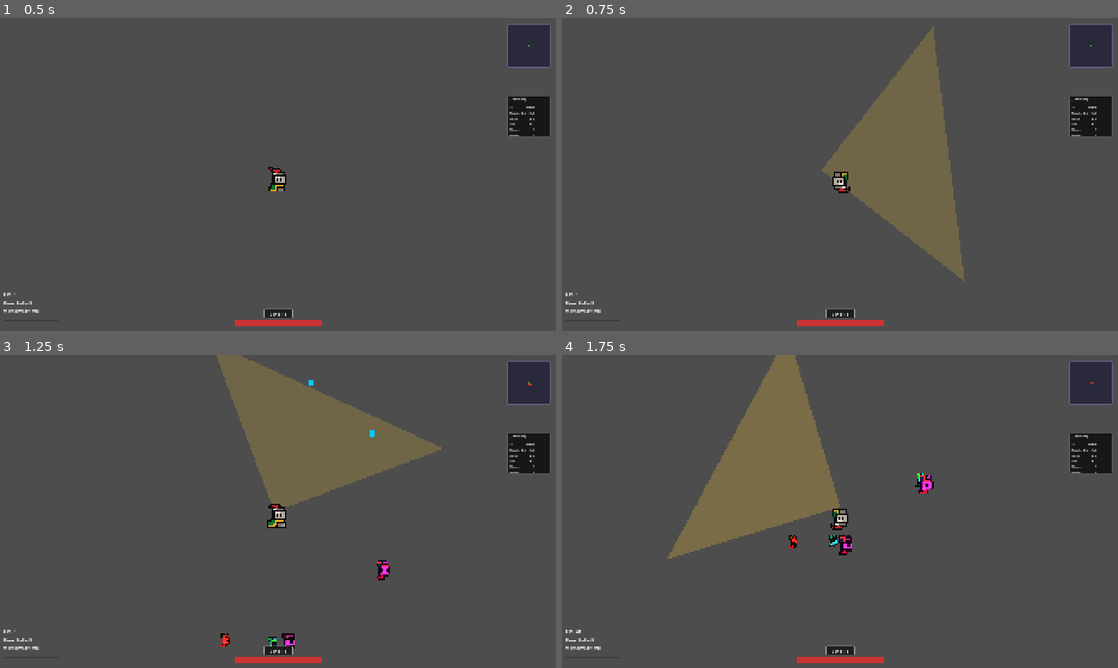
Above: before the commit, frames 1-4 (two rows, left to right).
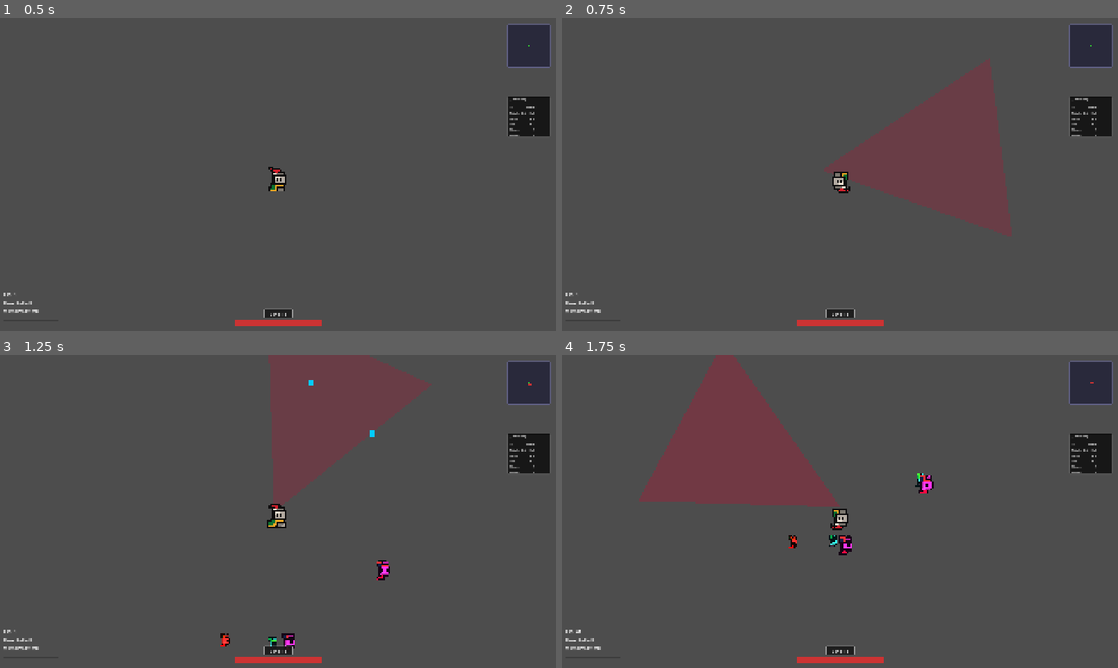
Above: after the commit, the same moments.

Repository: AgentService/vibe
Game: Godot game, scene res://scenes/main/Main.tscn
The game is run twice, just before and just after one commit, with the same random seed, the same clock (stepped at 60 frames per second) and the same inputs.
Inputs (mouse positions are in pixels of both pictures, inside the frame that each line leads up to):
- Up to frame 1 (0.5 s): no input
- Up to frame 2 (0.75 s): tap Enter (ui_accept) at 0.5 s; move the mouse to (962, 158) at 0.52 s; hold D (move_right) from 0.53 s (still down); tap T at 0.6 s; click (962, 158) at 0.67 s
- Up to frame 3 (1.25 s): keep holding D (move_right); tap Enter (ui_accept) at 0.77 s
- Up to frame 4 (1.75 s): move the mouse to (728, 527) at 1.27 s; release D (move_right) at 1.28 s; hold S (move_down) from 1.28 s (still down); tap T at 1.35 s; click (728, 527) at 1.42 s; tap Enter (ui_accept) at 1.52 s

Frame 1 is identical in both runs. In frame 2, 14% of the frame differs, in the area x 46-81%, y 2-85%; in frame 3, 13%; in frame 4, 14%.

Commit message:
fix melee attack / selfmade red cone now scales / added ability system todo

Diff:
--- a/vibe/data/xp_curves.json
+++ b/vibe/data/xp_curves.json
@@ -3,7 +3,7 @@
     "default": {
       "base_multiplier": 6.0,
       "exponent": 1,
-      "min_first_level": 300,
+      "min_first_level": 10,
       "description": "Tripled XP curve: requires 3x more XP to level up"
     }
   },
--- a/vibe/scenes/arena/Arena.gd
+++ b/vibe/scenes/arena/Arena.gd
@@ -20,10 +20,7 @@
 @onready var mm_enemies_regular: MultiMeshInstance2D = $MM_Enemies_Regular
 @onready var mm_enemies_elite: MultiMeshInstance2D = $MM_Enemies_Elite
 @onready var mm_enemies_boss: MultiMeshInstance2D = $MM_Enemies_Boss
-@onready var mm_walls: MultiMeshInstance2D = $MM_Walls
-@onready var mm_terrain: MultiMeshInstance2D = $MM_Terrain
-@onready var mm_obstacles: MultiMeshInstance2D = $MM_Obstacles
-@onready var mm_interactables: MultiMeshInstance2D = $MM_Interactables
+# Removed unused MultiMesh references (walls, terrain, obstacles, interactables)
 @onready var melee_effects: Node2D = $MeleeEffects
 @onready var ability_system: AbilitySystem = AbilitySystem.new()
 @onready var melee_system: MeleeSystem = MeleeSystem.new()
@@ -213,10 +210,6 @@
 	Logger.info("Tier MultiMesh setup complete", "ui")
 	_setup_enemy_transforms()
 	Logger.info("Enemy transforms setup complete", "ui")
-	_setup_wall_multimesh()
-	_setup_terrain_multimesh()
-	_setup_obstacle_multimesh()
-	_setup_interactable_multimesh()
 	Logger.info("All MultiMesh setup complete", "ui")
 
 	# Arena system now loads default arena automatically
@@ -354,62 +347,7 @@
 		_enemy_transforms[i] = Transform2D()
 	Logger.debug("Enemy transform cache initialized with " + str(cache_size) + " transforms", "performance")
 
-func _setup_wall_multimesh() -> void:
-	var multimesh := MultiMesh.new()
-	multimesh.transform_format = MultiMesh.TRANSFORM_2D
-	multimesh.instance_count = 0
-
-	var quad_mesh := QuadMesh.new()
-	quad_mesh.size = Vector2(64, 32)
-	multimesh.mesh = quad_mesh
-
-	# Use TextureThemeSystem for wall texture
-	var wall_texture := texture_theme_system.get_texture("walls")
-	mm_walls.texture = wall_texture
-
-	mm_walls.multimesh = multimesh
-
-func _setup_terrain_multimesh() -> void:
-	var multimesh := MultiMesh.new()
-	multimesh.transform_format = MultiMesh.TRANSFORM_2D
-	multimesh.instance_count = 0
-
-	var quad_mesh := QuadMesh.new()
-	quad_mesh.size = Vector2(32, 32)
-	multimesh.mesh = quad_mesh
-
-	# Use TextureThemeSystem for terrain texture
-	var terrain_texture := texture_theme_system.get_texture("terrain")
-	mm_terrain.texture = terrain_texture
-	mm_terrain.multimesh = multimesh
-
-func _setup_obstacle_multimesh() -> void:
-	var multimesh := MultiMesh.new()
-	multimesh.transform_format = MultiMesh.TRANSFORM_2D
-	multimesh.instance_count = 0
-
-	var quad_mesh := QuadMesh.new()
-	quad_mesh.size = Vector2(32, 32)
-	multimesh.mesh = quad_mesh
-
-	# Use TextureThemeSystem for obstacle texture
-	var obstacle_texture := texture_theme_system.get_texture("obstacles", "pillar")
-	mm_obstacles.texture = obstacle_texture
-	mm_obstacles.multimesh = multimesh
-
-func _setup_interactable_multimesh() -> void:
-	var multimesh := MultiMesh.new()
-	multimesh.transform_format = MultiMesh.TRANSFORM_2D
-	multimesh.instance_count = 0
-
-	var quad_mesh := QuadMesh.new()
-	quad_mesh.size = Vector2(32, 32)
-	multimesh.mesh = quad_mesh
-
-	# Use TextureThemeSystem for interactable texture
-	var interactable_texture := texture_theme_system.get_texture("interactables", "chest")
-	mm_interactables.texture = interactable_texture
-	mm_interactables.multimesh = multimesh
+# Removed unused MultiMesh setup functions (walls, terrain, obstacles, interactables)
 
 func _process(delta: float) -> void:
 	# Don't handle debug spawning when game is paused
@@ -488,22 +426,7 @@
 	_update_multimesh_textures()
 
 func _update_multimesh_textures() -> void:
-	# Update wall textures
-	var wall_texture := texture_theme_system.get_texture("walls")
-	mm_walls.texture = wall_texture
-
-	# Update terrain textures
-	var terrain_texture := texture_theme_system.get_texture("terrain")
-	mm_terrain.texture = terrain_texture
-
-	# Update obstacle textures
-	var obstacle_texture := texture_theme_system.get_texture("obstacles", "pillar")
-	mm_obstacles.texture = obstacle_texture
-
-	# Update interactable textures
-	var interactable_texture := texture_theme_system.get_texture("interactables", "chest")
-	mm_interactables.texture = interactable_texture
-
+	# Simplified - no unused subsystem textures to update
 	Logger.debug("MultiMesh textures updated for theme", "ui")
 
 func _on_enemies_updated(alive_enemies: Array[Dictionary]) -> void:
@@ -538,43 +461,31 @@
 	_show_melee_cone_effect(player_pos, target_pos)
 
 func _show_melee_cone_effect(player_pos: Vector2, target_pos: Vector2) -> void:
-	if not melee_effects:
-		return
-
-	# Get effective melee stats for visual effect (including card modifiers)
-	var effective_cone_angle = melee_system._get_effective_cone_angle()
+	# Use manually created polygon from the scene
+	var cone_polygon = $MeleeEffects/MeleeCone
+	if not cone_polygon:
+		return
+
+	# Get effective melee stats to match the actual damage area
 	var effective_range = melee_system._get_effective_range()
-
-	# Create cone visual effect
-	var cone_polygon = Polygon2D.new()
-	cone_polygon.color = Color(1.0, 0.8, 0.2, 0.3)  # Semi-transparent yellow
-
-	# Calculate cone points - cone tip at player, opening towards target
+	var range_scale = effective_range / 100.0  # Assuming your cone is ~100 units long
+
+	# Position and scale the cone at player position
+	cone_polygon.global_position = player_pos
+	cone_polygon.scale = Vector2(range_scale, range_scale)  # Scale to match damage range
+
+	# Point the cone toward mouse/target position (where damage occurs)
 	var attack_dir = (target_pos - player_pos).normalized()
-	var cone_points: PackedVector2Array = []
-
-	# Start at player position (cone tip)
-	cone_points.append(Vector2.ZERO)
-
-	# Calculate cone edges
-	var half_angle = deg_to_rad(effective_cone_angle / 2.0)
-	var left_dir = attack_dir.rotated(-half_angle)
-	var right_dir = attack_dir.rotated(half_angle)
-
-	# Add cone edge points (spread from tip towards target direction)
-	cone_points.append(left_dir * effective_range)
-	cone_points.append(right_dir * effective_range)
-
-	cone_polygon.polygon = cone_points
-	cone_polygon.position = player_pos
-
-	# Add to scene
-	melee_effects.add_child(cone_polygon)
-
-	# Remove after short duration
+	cone_polygon.rotation = attack_dir.angle() - PI/2  # Fix 90° offset (cone was 1/4 ahead)
+
+	# Show the cone with transparency
+	cone_polygon.visible = true
+	cone_polygon.modulate.a = 0.3
+
+	# Hide after short duration
 	var tween = create_tween()
 	tween.tween_property(cone_polygon, "modulate:a", 0.0, 0.2)
-	tween.tween_callback(cone_polygon.queue_free)
+	tween.tween_callback(func(): cone_polygon.visible = false)
 
 func _handle_debug_spawning(delta: float) -> void:
 	# Only auto-shoot projectiles if player has projectile abilities
@@ -656,39 +567,7 @@
 			var tier_color := _get_tier_debug_color(tier)
 			mm_instance.multimesh.set_instance_color(i, tier_color)
 
-func _update_wall_multimesh(wall_transforms: Array[Transform2D]) -> void:
-	var count := wall_transforms.size()
-
-	if mm_walls and mm_walls.multimesh:
-		mm_walls.multimesh.instance_count = count
-
-		for i in range(count):
-			var transform := wall_transforms[i]
-			mm_walls.multimesh.set_instance_transform_2d(i, transform)
-
-func _update_terrain_multimesh(terrain_transforms: Array[Transform2D]) -> void:
-	var count := terrain_transforms.size()
-	mm_terrain.multimesh.instance_count = count
-
-	for i in range(count):
-		var transform := terrain_transforms[i]
-		mm_terrain.multimesh.set_instance_transform_2d(i, transform)
-
-func _update_obstacle_multimesh(obstacle_transforms: Array[Transform2D]) -> void:
-	var count := obstacle_transforms.size()
-	mm_obstacles.multimesh.instance_count = count
-
-	for i in range(count):
-		var transform := obstacle_transforms[i]
-		mm_obstacles.multimesh.set_instance_transform_2d(i, transform)
-
-func _update_interactable_multimesh(interactable_transforms: Array[Transform2D]) -> void:
-	var count := interactable_transforms.size()
-	mm_interactables.multimesh.instance_count = count
-
-	for i in range(count):
-		var transform := interactable_transforms[i]
-		mm_interactables.multimesh.set_instance_transform_2d(i, transform)
+# Removed unused MultiMesh update functions (walls, terrain, obstacles, interactables)
 
 func _on_arena_loaded(arena_bounds: Rect2) -> void:
 	Logger.info("Arena loaded with bounds: " + str(arena_bounds), "ui")
--- a/vibe/scenes/arena/Arena.tscn
+++ b/vibe/scenes/arena/Arena.tscn
@@ -15,12 +15,12 @@
 
 [node name="MM_Enemies_Boss" type="MultiMeshInstance2D" parent="."]
 
-[node name="MM_Walls" type="MultiMeshInstance2D" parent="."]
+[node name="MeleeEffects" type="Node2D" parent="."]
 
-[node name="MM_Terrain" type="MultiMeshInstance2D" parent="."]
-
-[node name="MM_Obstacles" type="MultiMeshInstance2D" parent="."]
-
-[node name="MM_Interactables" type="MultiMeshInstance2D" parent="."]
-
-[node name="MeleeEffects" type="Node2D" parent="."]
+[node name="MeleeCone" type="Polygon2D" parent="MeleeEffects"]
+visible = false
+position = Vector2(861, 900)
+color = Color(0.866667, 0, 0.172549, 1)
+antialiased = true
+polygon = PackedVector2Array(0, 0, -50, 100, 50, 100)
+uv = PackedVector2Array(-204, -130.25, -351.5, -107.75, -208, -54.75)
--- a/vibe/scripts/systems/ArenaSystem.gd
+++ b/vibe/scripts/systems/ArenaSystem.gd
@@ -20,11 +20,11 @@
 		if arena_config:
 			_apply_arena_config(arena_config)
 			arena_loaded.emit(arena_bounds)
-			Logger.info("Arena loaded from .tres resource", "arena")
+			print("Arena loaded from .tres resource")
 			return true
 
 	# Fallback to default values if resource doesn't exist
-	Logger.warn("Arena resource not found, using defaults", "arena")
+	print("Arena resource not found, using defaults")
 	arena_loaded.emit(arena_bounds)
 	return false
 
Not shown: 1 places in vibe/scenes/arena/Arena.tscn that only renumber resources
Not shown: 1 places in vibe/scenes/main/Main.tscn that only renumber resources
Not shown, added: Obsidian/03-tasks/ABILITY_SYSTEM_MODULE.md
